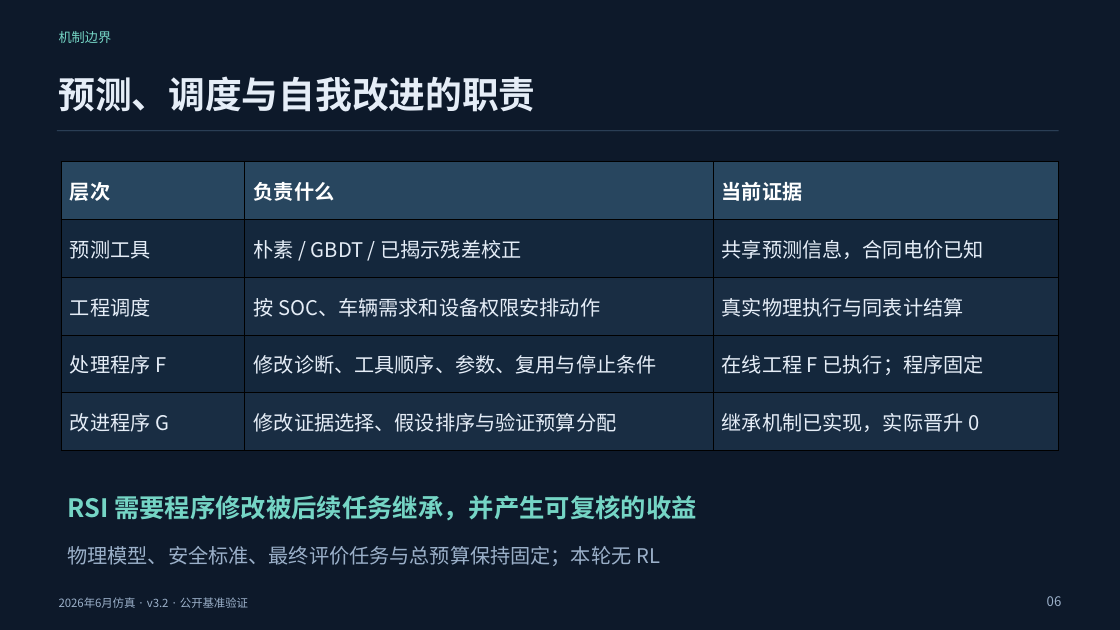
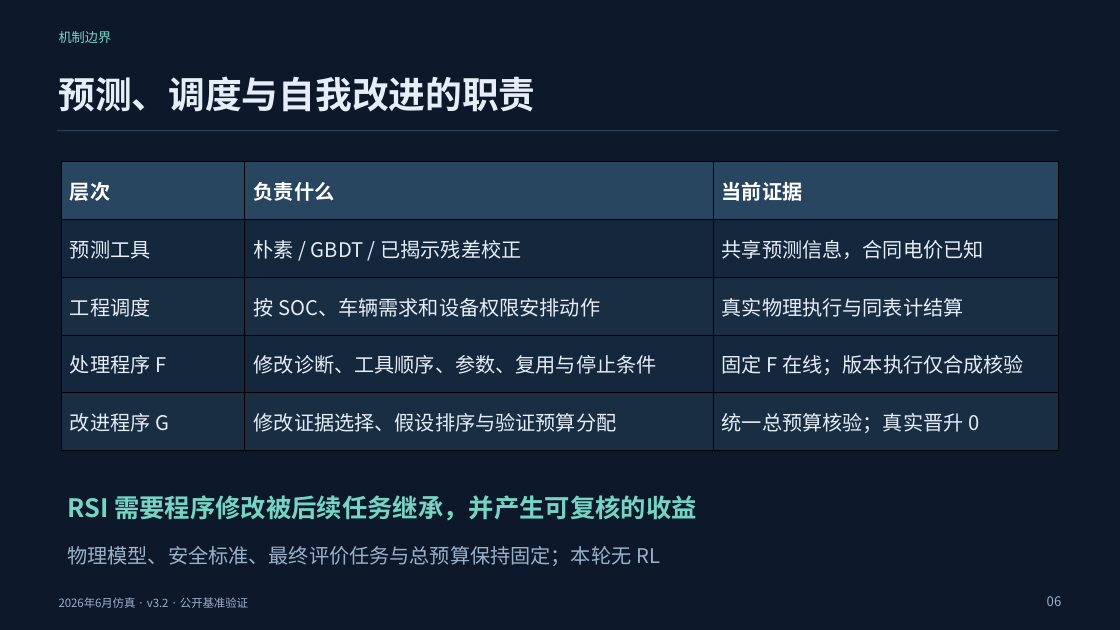
Before and after one commit to jinyh/energy-campus, a slide deck: slide 6 of downloads/energy-campus-v3.2.pptx. Drawn at 1120x630 pixels with LibreOffice and Linux fonts; fonts in the diff are those of the drawing. Boxes give left, top, right and bottom in pixels: in the first picture for what was removed or moved away, otherwise in the second. Text is boxed around its words. In the diff, an @@ line names an element or a change of style, - is before the commit and + after.

```diff
--- a/downloads/energy-campus-v3.2.pptx
+++ b/downloads/energy-campus-v3.2.pptx
@@ table at [61, 162, 1059, 451] @@
-row 4, column 3: 在线工程 F 已执行；程序固定
+row 4, column 3: 固定 F 在线；版本执行仅合成核验
-row 5, column 3: 继承机制已实现，实际晋升 0
+row 5, column 3: 统一总预算核验；真实晋升 0
```
Also in this commit, not shown: 2 other slides changed, 7 other files.
